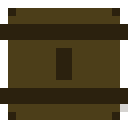
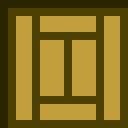
The second 128×128 image is a revision of the first. Changes to its layers:
painted on "Sichtbar" over [0, 0, 128, 128]
